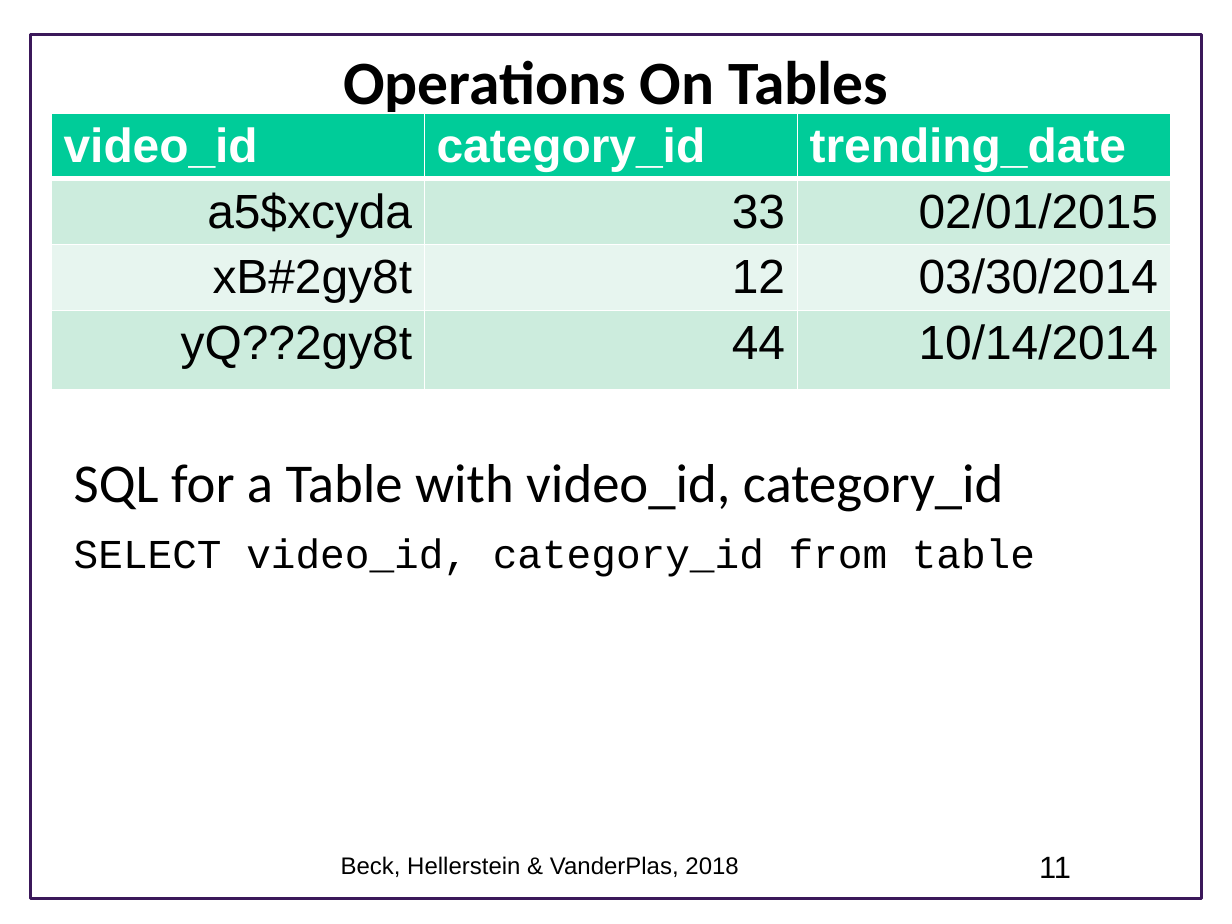
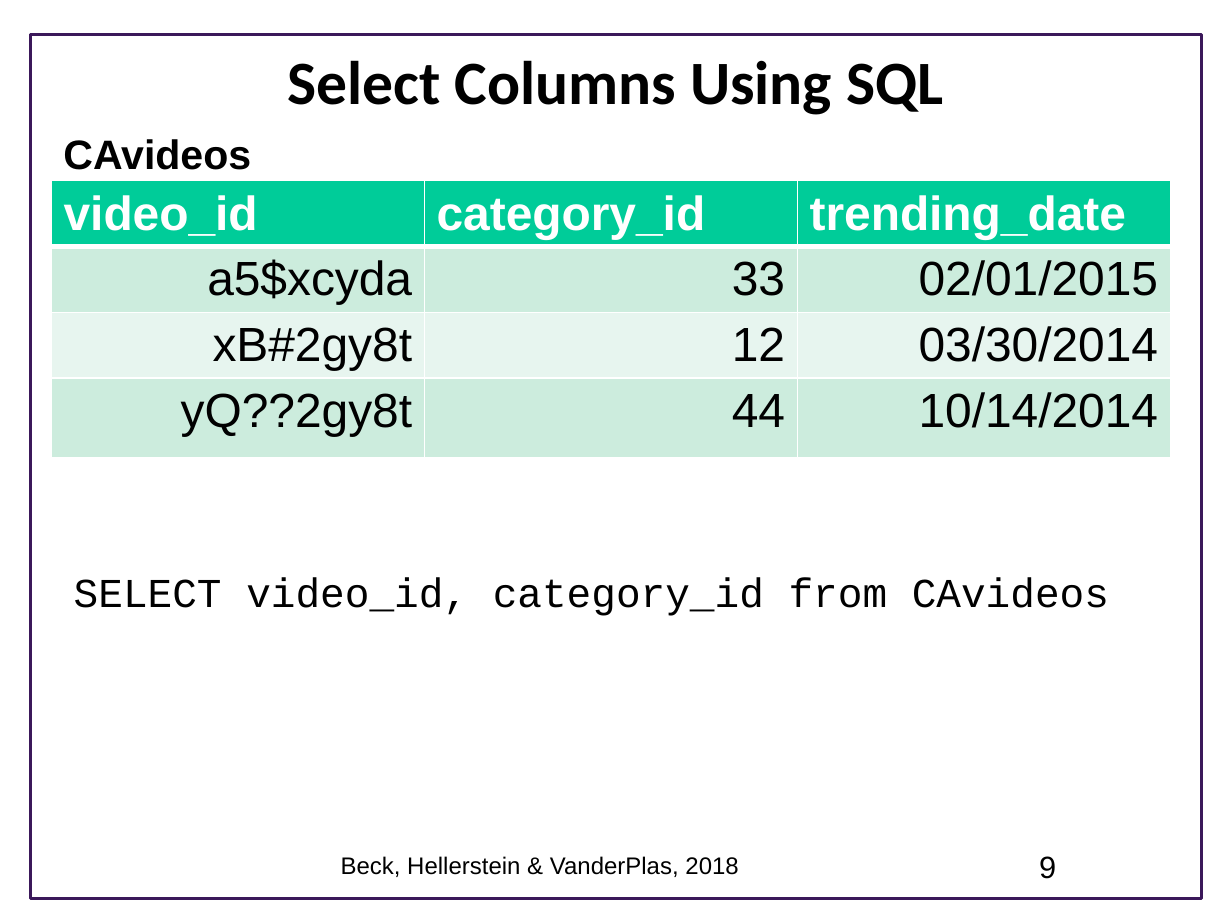
Before and after one commit to UWSEDS/LectureNotes, a slide deck: slide 9 of Data-Essentials/01c-Data-Essentials.pptx (slide 11 before the commit). Drawn at 1232x924 pixels with LibreOffice and Linux fonts; fonts in the diff are those of the drawing; background and template pictures are left out. Boxes give left, top, right and bottom in pixels: in the first picture for what was removed or moved away, otherwise in the second. Text is boxed around its words. In the diff, an @@ line names an element or a change of style, - is before the commit and + after.

```diff
--- a/Data-Essentials/01c-Data-Essentials.pptx
+++ b/Data-Essentials/01c-Data-Essentials.pptx
@@ title at box(288, 60, 943, 115): text changed @@
-Operations On Tables
+Select Columns Using SQL
@@ text added at box(63, 139, 251, 170), 24 pt, text #000000, bold @@
+CAvideos
@@ table: place and size @@
-table at box(52, 113, 1172, 403)
+table at box(52, 181, 1172, 471)
@@ text at box(74, 578, 1109, 616): text changed; size 32 to 24 pt; font Calibri to Courier New @@
-SQL for a Table with video_id, category_id
-SELECT video_id, category_id from table
+SELECT video_id, category_id from CAvideos
@@ page number at box(1039, 856, 1056, 879): text changed @@
-11
+9
```
Also in this commit, not shown: 5 other slides changed, 2 slides removed.
